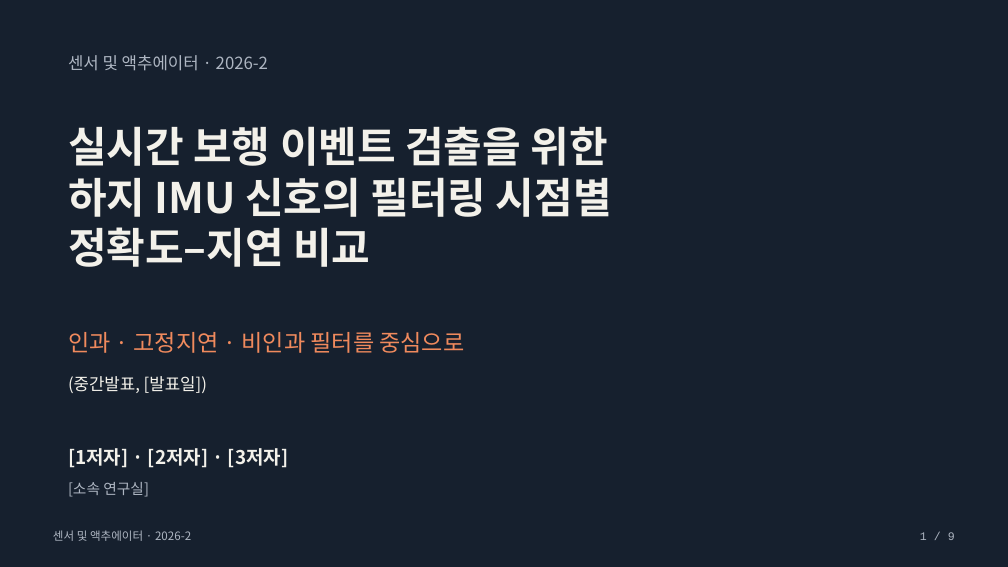
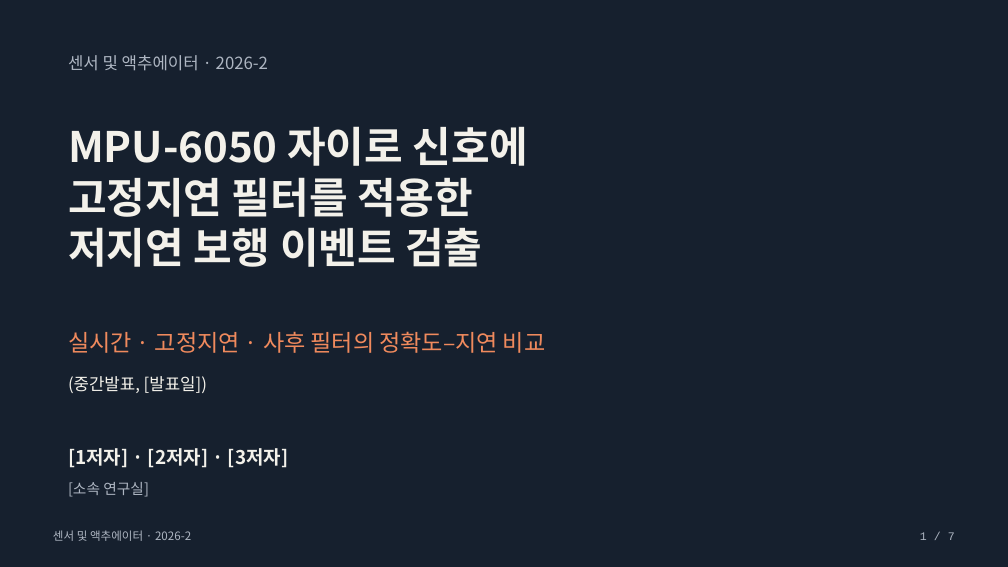
Before and after one commit to everyss/26-2_Sensors_Actuators, a slide deck: slide 1 of slides/midterm_presentation.pptx. Drawn at 1008x567 pixels with LibreOffice and Linux fonts; fonts in the diff are those of the drawing. Boxes give left, top, right and bottom in pixels: in the first picture for what was removed or moved away, otherwise in the second. Text is boxed around its words. In the diff, an @@ line names an element or a change of style, - is before the commit and + after.

```diff
--- a/slides/midterm_presentation.pptx
+++ b/slides/midterm_presentation.pptx
@@ text at (68,126,529,267): text changed @@
-실시간 보행 이벤트 검출을 위한
-하지 IMU 신호의 필터링 시점별
-정확도–지연 비교
+MPU-6050 자이로 신호에
+고정지연 필터를 적용한
+저지연 보행 이벤트 검출
@@ text at (68,331,545,353): text changed @@
-인과 · 고정지연 · 비인과 필터를 중심으로
+실시간 · 고정지연 · 사후 필터의 정확도–지연 비교
@@ text at (920,532,955,540): text changed @@
-1 / 9
+1 / 7
```
Also in this commit, not shown: 5 other slides changed, 1 slide added, 3 slides removed, 3 other files.
